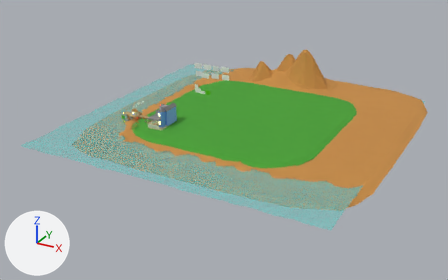
Two versions of the Blender file blender/sandy-point.blend, one commit apart.
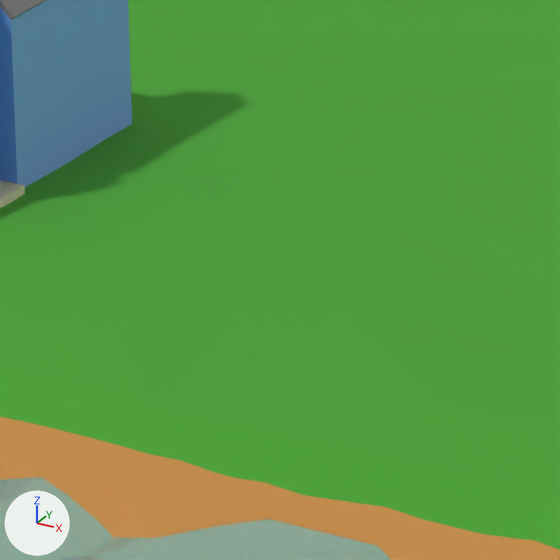
Each version is shown whole from a camera (50 mm lens) standing at (190.0, -242.0, 122.0) and looking at (48.0, 17.0, -8.0), then close up on the part from 37% to 48% of the width and 39% to 56% of the height. The lights are fixed; the arrows at lower left show +X, +Y and +Z.

Script lines for the objects in view, before the commit:
```python
me_cube_003 = bpy.data.meshes.new('Cube.003')
me_cube_003.from_pydata(...)  # 42 vertices, 36 faces; spans x 22.8..25.8, y -2.41..6.59, z 2.37..11.87
me_cube_003.materials.append(mat_window_blue)  # blue #6a9fe7
me_plane_001 = bpy.data.meshes.new('Plane.001')
me_plane_001.from_pydata(...)  # 499 vertices, 702 faces; spans x 4.0..104.0, y -20.8..81.0, z -2.0..2.6
me_plane_001.materials.append(mat_grass_green)  # green #4aa334
me_plane_021 = bpy.data.meshes.new('Plane.021')
me_plane_021.from_pydata(...)  # 1024 vertices, 961 faces; spans x -25.0..130.0, y -52.0..103.0, z 0.0
me_plane_021.materials.append(mat_water_blue)
ob_greenland = bpy.data.objects.new('greenland', me_plane_001)
ob_greenland.location = (0.0, 0.0, 0.0)
ob_house_002 = bpy.data.objects.new('house.002', me_cube_003)
ob_house_002.location = (0.0, 0.0, 0.0)
ob_water = bpy.data.objects.new('water', me_plane_021)
ob_water.location = (0.0, 0.0, 0.0)
ob_water.visible_shadow = False
# also in view: 'sand' at (59.0, 35.0, -1.0)
```
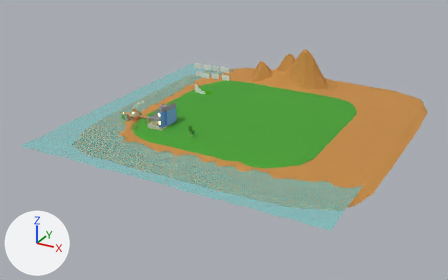
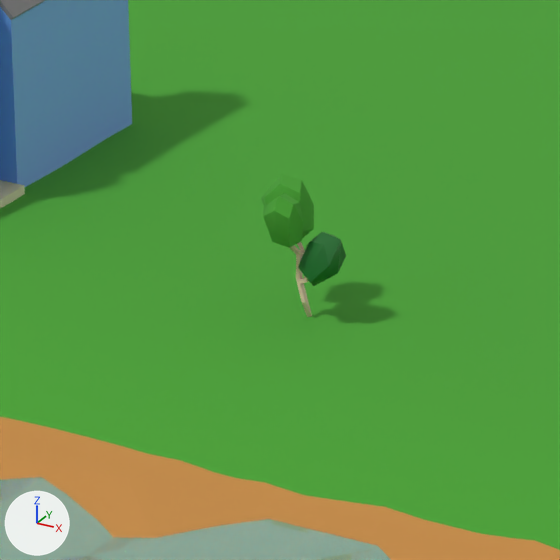
Location of each change, (x1, y1, x2, y2) in pixels of the close-ups (560 x 560 px):
'Cube.093', added (green): after (298, 232, 346, 286)
'Cube.090', added (green): after (263, 194, 303, 248)
'Cube.092', added (green): after (261, 174, 314, 238)
'tree.001', added: after (290, 242, 312, 317)

Patch to the scene script:
```diff
--- a/blender/sandy-point.blend.py
+++ b/blender/sandy-point.blend.py
@@ mat_tree_white @@
+mat_tree_white = principled_material('tree-white')
+mat_tree_white.base_color = (0.8, 0.6, 0.433)  # beige #e7cbb0
@@ me_cube_005 @@
+me_cube_005.from_pydata(...)  # 44 vertices, 42 faces; spans x -1.0..0.46, y -1.03..0.55, z -0.34..3.37
+me_cube_005.materials.append(mat_tree_white)  # beige #e7cbb0
@@ me_mesh_002 @@
+me_mesh_002.from_pydata(...)  # 16 vertices, 22 faces; spans x 43.58..45.37, y -8.96..-7.25, z 4.2..6.46
+me_mesh_002.materials.append(mat_grass_darkgreen)  # dark green #136b26
@@ me_mesh_001 @@
+me_mesh_001.from_pydata(...)  # 17 vertices, 23 faces; spans x 41.24..43.41, y -8.24..-6.12, z 5.51..8.17
+me_mesh_001.materials.append(mat_grass_green)  # green #4aa334
@@ me_mesh @@
+me_mesh.from_pydata(...)  # 18 vertices, 22 faces; spans x 42.4..44.06, y -9.64..-7.96, z 5.78..8.24
+me_mesh.materials.append(mat_grass_green)  # green #4aa334
@@ ob_tree_001 @@
+ob_tree_001 = bpy.data.objects.new('tree.001', me_cube_005)
+ob_tree_001.location = (43.6, -7.78, 2.73)
@@ ob_cube_093 @@
+ob_cube_093 = bpy.data.objects.new('Cube.093', me_mesh_002)
+ob_cube_093.parent = ob_tree_001
+ob_cube_093.matrix_parent_inverse = Matrix(((1.0, 0.0, 0.0, -43.6), (0.0, 1.0, 0.0, 7.782), (0.0, 0.0, 1.0, -2.734), (0.0, 0.0, 0.0, 1.0)))
+ob_cube_093.location = (0.0, 0.0, 0.0)
@@ ob_cube_092 @@
+ob_cube_092 = bpy.data.objects.new('Cube.092', me_mesh_001)
+ob_cube_092.parent = ob_tree_001
+ob_cube_092.matrix_parent_inverse = Matrix(((1.0, 0.0, 0.0, -43.6), (0.0, 1.0, 0.0, 7.782), (0.0, 0.0, 1.0, -2.734), (0.0, 0.0, 0.0, 1.0)))
+ob_cube_092.location = (0.0, 0.0, 0.0)
@@ ob_cube_090 @@
+ob_cube_090 = bpy.data.objects.new('Cube.090', me_mesh)
+ob_cube_090.parent = ob_tree_001
+ob_cube_090.matrix_parent_inverse = Matrix(((1.0, 0.0, 0.0, -43.6), (0.0, 1.0, 0.0, 7.782), (0.0, 0.0, 1.0, -2.734), (0.0, 0.0, 0.0, 1.0)))
+ob_cube_090.location = (0.0, 0.0, 0.0)
```
